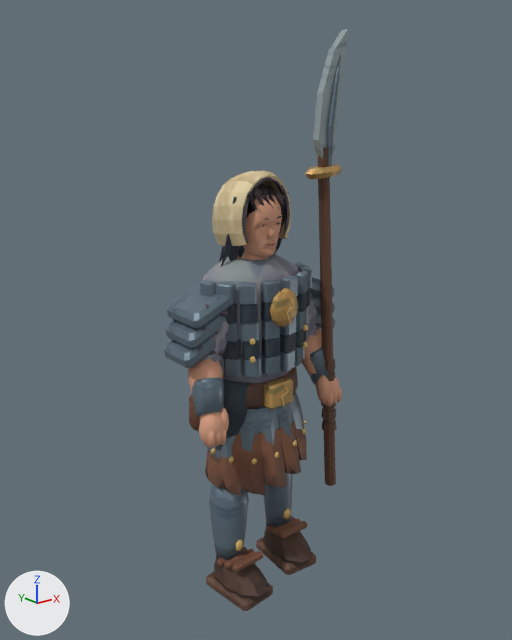
The glTF model public/assets/mobile/shiranui.glb, before and after one commit.
The view is the same before and after, from a camera (50 mm lens) standing at (-1.541, -1.931, 1.814) and looking at (0.009, 0.007, 1.039). Arrows for +X, +Y and +Z are at lower left; the lights stay in place. The older version comes first. Vertices at exactly the same position are counted once.

Names of what the first picture shows: 'shiranui'.
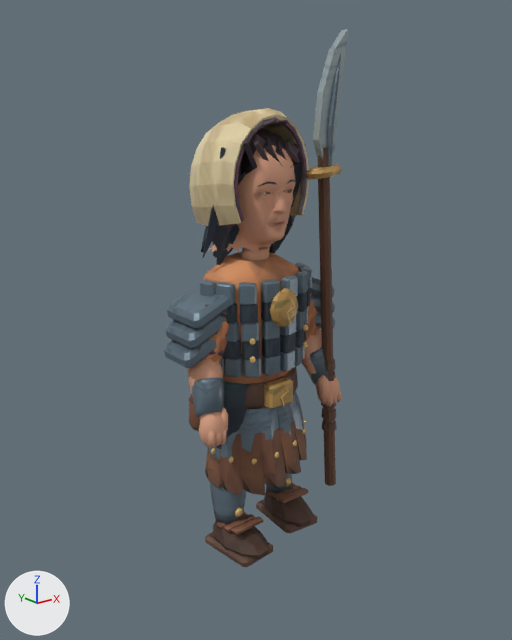
The newer file is also rescaled (x1.066), turned or shifted as a whole; pictures and numbers use the older file's frame.

Changed parts and their boxes [x1, y1, x2, y2] in the pictures (512 x 640 px; the box of a moved part takes in the faces that stretch with it):
'shiranui', reshaped (8% shorter): before [164, 29, 348, 611]; after [164, 29, 348, 567]
part 1 of me_shiranui_color_and_skin, moved or reshaped: before [247, 190, 257, 215]; after [241, 138, 257, 176]
part 2 of me_shiranui_color_and_skin, moved or reshaped: before [254, 187, 264, 205]; after [252, 134, 269, 161]
part 3 of me_shiranui_color_and_skin, moved or reshaped: before [268, 190, 279, 208]; after [264, 137, 283, 167]
part 4 of me_shiranui_color_and_skin, moved or reshaped: before [274, 190, 285, 207]; after [276, 139, 292, 168]
part 5 of me_shiranui_color_and_skin, added: after [284, 140, 300, 166]
part 6 of me_shiranui_color_and_skin, added: after [235, 507, 243, 517]
part 7 of me_shiranui_color_and_skin, moved or reshaped: before [206, 572, 273, 611]; after [205, 532, 273, 567]
part 8 of me_shiranui_color_and_skin, moved or reshaped: before [209, 484, 249, 561]; after [209, 481, 246, 525]
part 9 of me_shiranui_color_and_skin, moved or reshaped: before [256, 537, 316, 575]; after [256, 500, 317, 533]
part 10 of me_shiranui_color_and_skin, rebuilt (mostly hidden afterwards): before [263, 473, 293, 527]; after [266, 473, 292, 493]
part 11 of me_shiranui_color_and_skin, deleted: before [214, 216, 311, 601]
part 12 of me_shiranui_color_and_skin, moved or reshaped: before [193, 171, 342, 495]; after [189, 108, 342, 559]
part 13 of me_shiranui_color_and_skin, surface changed: [189, 155, 340, 496] in both
part 14 of me_shiranui_color_and_skin, recoloured: [196, 131, 331, 487] in both

Diff of the bpy script that builds the scene:
```diff
--- a/public/assets/mobile/shiranui.glb.py
+++ b/public/assets/mobile/shiranui.glb.py
@@ me_shiranui_color_and_skin @@
 # used by ob_shiranui; location = (0.0, 0.0, 0.0)
-me_shiranui_color_and_skin.from_pydata(...)  # 4510 vertices, 8235 faces; spans x -0.35..0.35, y -0.21..0.18, z -0.01..2.03
+me_shiranui_color_and_skin.from_pydata(...)  # 4511 vertices, 8237 faces; spans x -0.35..0.35, y -0.21..0.22, z 0.18..2.03
+# me_shiranui_color_and_skin part 1: the loose piece of 10 vertices spanning x -0.09..-0.04, y -0.08..-0.04, z 1.44..1.53 is scaled about its middle by 1.5, then moved by (-0.03, -0.03, 0.15)
+# me_shiranui_color_and_skin part 2: the loose piece of 10 vertices spanning x -0.06..-0.01, y -0.08..-0.04, z 1.45..1.53 is scaled about its middle by 1.5, then moved by (-0.02, -0.03, 0.16)
+# me_shiranui_color_and_skin part 3: the loose piece of 10 vertices spanning x 0.0..0.05, y -0.09..-0.04, z 1.43..1.51 is scaled about its middle by (1.5, 1.6, 1.55), then moved by (-0.03, -0.03, 0.16)
+# me_shiranui_color_and_skin part 4: the loose piece of 10 vertices spanning x 0.03..0.08, y -0.08..-0.04, z 1.44..1.51 is scaled about its middle by (1.51, 1.65, 1.9), then moved by (-0.02, -0.03, 0.15)
+# me_shiranui_color_and_skin part 5: the loose piece of 10 vertices spanning x 0.03..0.08, y -0.08..-0.04, z 1.44..1.51 is copied, and the copy is scaled about its middle by 1.5, then moved by (0.03, -0.03, 0.15); it spans x 0.05..0.12, y -0.12..-0.06, z 1.58..1.68
+# me_shiranui_color_and_skin part 6: the loose piece of 12 vertices spanning x -0.19..-0.17, y -0.09..-0.08, z 0.56..0.59 is copied, and the copy is moved by (0.04, 0.01, -0.23); it spans x -0.16..-0.12, y -0.09..-0.07, z 0.32..0.36
+# me_shiranui_color_and_skin part 7: the loose piece of 32 vertices spanning x -0.23..-0.05, y -0.2..0.05, z -0.01..0.04 is moved by (0.0, 0.0, 0.19)
+# me_shiranui_color_and_skin part 8: the loose piece of 40 vertices spanning x -0.21..-0.07, y -0.09..0.06, z 0.1..0.44 is scaled about its middle by (1, 1, 0.772), then moved by (0.0, 0.0, 0.13)
+# me_shiranui_color_and_skin part 9: the loose piece of 32 vertices spanning x 0.05..0.23, y -0.15..0.1, z -0.01..0.04 is moved by (0.0, 0.0, 0.19)
+# me_shiranui_color_and_skin part 10: the loose piece of 40 vertices spanning x 0.07..0.21, y -0.04..0.1, z 0.1..0.44 is rebuilt with 39 vertices and now spans x 0.07..0.21, y -0.04..0.1, z 0.27..0.53
+# me_shiranui_color_and_skin part 11: 14 loose pieces with 251 vertices, spanning x -0.22..0.22, y -0.21..0.1, z 0.03..1.43, are deleted
+# me_shiranui_color_and_skin part 12: 87 vertices moved from x -0.2..0.31, y -0.15..0.14, z 0.34..1.49 to x -0.2..0.31, y -0.15..0.14, z 0.45..1.49; 962 vertices removed from x -0.31..0.31, y -0.18..0.14, z 0.34..1.58; 1182 vertices added at x -0.31..0.31, y -0.21..0.22, z 0.21..1.78
+# me_shiranui_color_and_skin part 13: 1429 kept faces spanning x -0.32..0.33, y -0.18..0.18, z 0.31..1.65 get new texture (UV) coordinates
+# me_shiranui_color_and_skin part 14: 2209 kept faces spanning x -0.35..0.35, y -0.19..0.17, z 0.31..2.03 get new vertex colours
+# other edits to the shape of me_shiranui_color_and_skin do not show in these pictures
 me_shiranui_color_and_skin.materials.append(mat_painted_metal_edges__textile_and_clay)
```
